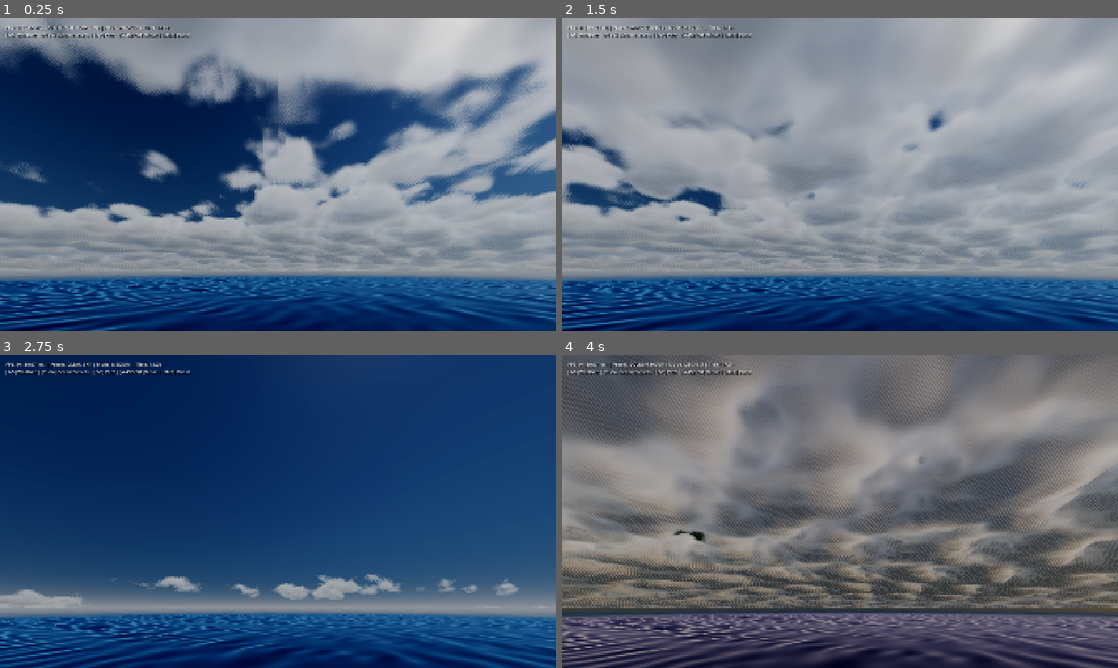
Above: before the commit, frames 1-4 (two rows, left to right).
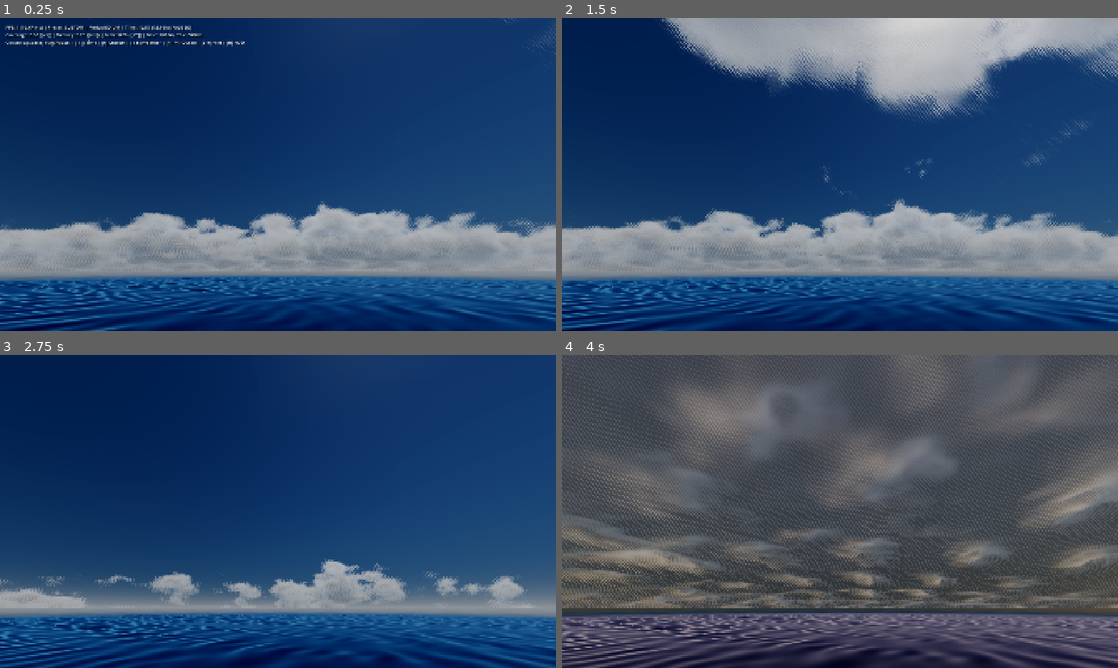
Above: after the commit, the same moments.

Repository: rlsl0422/godot-simple-sky
Game: Godot game, scene res://scenes/main_showcase.tscn
Two runs of this game, one before a commit and one after it. Both use one fixed random seed, a clock stepped at 60 frames per second and the inputs below.
Inputs (mouse positions are in pixels of both pictures, inside the frame that each line leads up to):
- Up to frame 1 (0.25 s): no input
- Up to frame 2 (1.5 s): tap Enter at 0.5 s; move the mouse to (962, 158) at 0.52 s; hold D 0.53-1.25 s; tap H at 0.6 s; click (962, 158) at 0.67 s; tap Space at 0.77, 1.07 s; tap 0 at 0.8 s; drag from (728, 190) to (812, 237) at 1.27 s
- Up to frame 3 (2.75 s): move the mouse to (333, 442) at 2.02 s; hold D from 2.03 s (still down); hold Shift from 2.03 s (still down); tap 1 at 2.3 s
- Up to frame 4 (4 s): release D at 2.75 s; release Shift at 2.75 s; drag from (812, 574) to (673, 464) at 2.77 s; move the mouse to (1006, 558) at 3.52 s; hold A from 3.53 s (still down); tap 2 at 3.6 s; tap Space at 3.77 s; tap 3 at 3.8 s

The runs differ from the first frame. In frame 1, 46% of the frame differs, in the area x 0-100%, y 0-81%; in frame 2, 61%; in frame 3, 3.6%; in frame 4, 55%.

Commit message:
fix(controller): preserve editor inspector parameters on scene run and enable custom runtime tuning

Diff:
--- a/scenes/main_showcase.tscn
+++ b/scenes/main_showcase.tscn
@@ -14,7 +14,7 @@
 
 [sub_resource type="ShaderMaterial" id="ShaderMaterial_sky"]
 shader = ExtResource("1_shader")
-shader_parameter/sun_direction = Vector3(-0.90814316, 0.40951103, -0.087044254)
+shader_parameter/sun_direction = Vector3(0.2461533, 0.9480509, -0.20151444)
 shader_parameter/sun_color = Color(1, 0.95, 0.88, 1)
 shader_parameter/sun_intensity = 10.0
 shader_parameter/sun_disk_size = 0.015
@@ -28,17 +28,17 @@
 shader_parameter/base_noise_tex = ExtResource("2_owdof")
 shader_parameter/detail_noise_tex = ExtResource("3_fkctd")
 shader_parameter/weather_tex = ExtResource("4_ipc0k")
-shader_parameter/cloud_coverage = 0.43
-shader_parameter/cloud_density_multiplier = 0.65
-shader_parameter/cloud_bottom_altitude = 1600.0
-shader_parameter/cloud_top_altitude = 4200.0
-shader_parameter/cloud_scale = 0.29
+shader_parameter/cloud_coverage = 0.36
+shader_parameter/cloud_density_multiplier = 0.7
+shader_parameter/cloud_bottom_altitude = 1000.0
+shader_parameter/cloud_top_altitude = 7400.0
+shader_parameter/cloud_scale = 0.28
 shader_parameter/detail_scale = 3.5
-shader_parameter/detail_strength = 0.27
+shader_parameter/detail_strength = 0.26
 shader_parameter/weather_scale = 0.045
-shader_parameter/cloud_curvature_radius_km = 150.0
-shader_parameter/satellite_cloud_amount = 0.45
-shader_parameter/zenith_sky_clearance = 0.55
+shader_parameter/cloud_curvature_radius_km = 100.0
+shader_parameter/satellite_cloud_amount = 0.8
+shader_parameter/zenith_sky_clearance = 0.3
 shader_parameter/wind_direction = Vector3(0.8660254, 0, 0.5)
 shader_parameter/wind_speed = 6.944444444444445
 shader_parameter/custom_time = 353.461
@@ -93,14 +93,14 @@
 shader_parameter/contact_foam_distance = 0.25
 shader_parameter/caustics_strength = 0.5
 shader_parameter/caustics_scale = 1.4
-shader_parameter/sun_direction = Vector3(-0.90814316, 0.40951103, -0.087044254)
+shader_parameter/sun_direction = Vector3(0.2461533, 0.9480509, -0.20151444)
 shader_parameter/sun_color = Color(1, 0.95, 0.88, 1)
 shader_parameter/sun_intensity = 10.0
 shader_parameter/sky_ambient_color = Color(0.035, 0.12, 0.35, 1)
 shader_parameter/sky_horizon_color = Color(0.14, 0.34, 0.58, 1)
 shader_parameter/fade_inner_radius = 1400.0
 shader_parameter/fade_outer_radius = 2400.0
-shader_parameter/custom_time = 62.882
+shader_parameter/custom_time = 311.333
 shader_parameter/tonemap_mode = 1
 shader_parameter/exposure = 1.0
 shader_parameter/white_point = 6.0
@@ -130,10 +130,10 @@
 shader_parameter/wave_speed = 1.8
 shader_parameter/wave_steepness = 0.72
 shader_parameter/primary_wind_dir = Vector2(0.9063078, 0.42261827)
-shader_parameter/sun_direction = Vector3(-0.90814316, 0.40951103, -0.087044254)
+shader_parameter/sun_direction = Vector3(0.2461533, 0.9480509, -0.20151444)
 shader_parameter/sun_color = Color(1, 0.98, 0.92, 1)
 shader_parameter/sun_intensity = 10.0
-shader_parameter/custom_time = 62.882
+shader_parameter/custom_time = 311.333
 
 [sub_resource type="QuadMesh" id="QuadMesh_n02pc"]
 size = Vector2(2, 2)
@@ -144,7 +144,7 @@
 environment = SubResource("Environment_main")
 
 [node name="DirectionalLight3D" type="DirectionalLight3D" parent="." unique_id=1628056038]
-transform = Transform3D(-0.0954113, 0.4076429, -0.9081433, 0, 0.9123054, 0.4095111, 0.9954379, 0.039071992, -0.08704423, 0, 0, 0)
+transform = Transform3D(-0.63345665, -0.73358124, 0.24615328, 0, 0.31811872, 0.94805104, -0.7737781, 0.60054934, -0.20151441, 0, 0, 0)
 light_color = Color(1, 0.96, 0.9, 1)
 shadow_enabled = true
 
@@ -160,9 +160,18 @@
 script = ExtResource("3_controller")
 world_environment = NodePath("../WorldEnvironment")
 sun_light = NodePath("../DirectionalLight3D")
-time_of_day = 7.65
+time_of_day = 12.95
 sun_latitude = 12.0
 sun_intensity = 10.0
+cloud_coverage = 0.36
+cloud_density = 0.7
+cloud_bottom_altitude = 1000.0
+cloud_thickness = 6000.0
+detail_fluffiness = 0.26
+cloud_scale = 0.28
+cloud_curvature_radius_km = 100.0
+satellite_cloud_amount = 0.8
+zenith_sky_clearance = 0.3
 sun_corona_intensity = 0.05
 
 [node name="CanvasLayer" type="CanvasLayer" parent="." unique_id=595155925]
@@ -170,8 +179,8 @@
 [node name="StatsLabel" type="Label" parent="CanvasLayer" unique_id=1343830127]
 offset_left = 20.0
 offset_top = 20.0
-offset_right = 650.0
-offset_bottom = 80.0
+offset_right = 1050.0
+offset_bottom = 95.0
 theme_override_colors/font_shadow_color = Color(0, 0, 0, 0.8)
 theme_override_constants/shadow_offset_x = 2
 theme_override_constants/shadow_offset_y = 2
@@ -210,13 +219,12 @@
 godray_sharpness = 8.5
 
 [node name="OceanSurfaceMesh" type="MeshInstance3D" parent="OceanController" unique_id=625027918]
-transform = Transform3D(1, 0, 0, 0, 1, 0, 0, 0, 1, -23.4375, 0, 0)
 material_override = SubResource("ShaderMaterial_5ptkg")
 cast_shadow = 0
 mesh = SubResource("PlaneMesh_k8c2n")
 
 [node name="UnderwaterPostQuad" type="MeshInstance3D" parent="OceanController" unique_id=588069186]
-transform = Transform3D(1, 0, 0, 0, 1, 0, 0, 0, 1, -7.344616, 4.1671486, 9.164551)
+transform = Transform3D(1, 0, 0, 0, 1, 0, 0, 0, 1, 4.9831257, 2.2230353, 6.947807)
 material_override = SubResource("ShaderMaterial_vmc2o")
 cast_shadow = 0
 extra_cull_margin = 16384.0
--- a/scripts/atmosphere_cloud_controller.gd
+++ b/scripts/atmosphere_cloud_controller.gd
@@ -32,13 +32,21 @@
 @export var sun_light: DirectionalLight3D
 
 # ==========================================
+var _is_applying_preset: bool = false
+
+func _mark_custom_preset() -> void:
+	if not _is_applying_preset and weather_preset != WeatherPreset.CUSTOM:
+		weather_preset = WeatherPreset.CUSTOM
+
+# ==========================================
 # EXPORTS: PRESETS & PERFORMANCE
 # ==========================================
 @export_group("Presets & Performance")
-@export var weather_preset: WeatherPreset = WeatherPreset.FAIR_CUMULUS:
+@export var weather_preset: WeatherPreset = WeatherPreset.CUSTOM:
 	set(val):
 		weather_preset = val
-		_apply_weather_preset(val)
+		if val != WeatherPreset.CUSTOM and not _is_applying_preset:
+			_apply_weather_preset(val)
 
 @export var performance_mode: PerformanceMode = PerformanceMode.MEDIUM:
 	set(val):
@@ -52,21 +60,25 @@
 @export_range(0.0, 24.0, 0.05) var time_of_day: float = 14.5: ## 0.0-24.0 hours (e.g. 12 = Noon, 18 = Sunset)
 	set(val):
 		time_of_day = val
+		_mark_custom_preset()
 		_update_sun_and_atmosphere()
 
 @export_range(-90.0, 90.0, 1.0) var sun_latitude: float = 35.0: ## Solar path declination angle
 	set(val):
 		sun_latitude = val
+		_mark_custom_preset()
 		_update_sun_and_atmosphere()
 
 @export_range(0.0, 50.0, 0.5) var sun_intensity: float = 24.0:
 	set(val):
 		sun_intensity = val
+		_mark_custom_preset()
 		_update_material_uniform("sun_intensity", val)
 
 @export var sun_color: Color = Color(1.0, 0.96, 0.90):
 	set(val):
 		sun_color = val
+		_mark_custom_preset()
 		_update_material_uniform("sun_color", Vector3(val.r, val.g, val.b))
 
 # ==========================================
@@ -81,51 +93,62 @@
 @export_range(0.0, 1.0, 0.01) var cloud_coverage: float = 0.43: ## Overall cloud amount (0 = Clear, 1 = Dense cover)
 	set(val):
 		cloud_coverage = val
+		_mark_custom_preset()
 		_update_material_uniform("cloud_coverage", val)
 
 @export_range(0.1, 4.0, 0.05) var cloud_density: float = 0.65: ## Cloud body thickness and opacity
 	set(val):
 		cloud_density = val
+		_mark_custom_preset()
 		_update_material_uniform("cloud_density_multiplier", val)
 
 @export_range(500.0, 4000.0, 50.0) var cloud_bottom_altitude: float = 1600.0: ## Cloud base altitude in meters
 	set(val):
 		cloud_bottom_altitude = val
+		_mark_custom_preset()
 		_update_material_uniform("cloud_bottom_altitude", val)
+		_update_material_uniform("cloud_top_altitude", val + cloud_thickness)
 
 @export_range(500.0, 6000.0, 50.0) var cloud_thickness: float = 2600.0: ## Height from base to cloud top
 	set(val):
 		cloud_thickness = val
+		_mark_custom_preset()
 		_update_material_uniform("cloud_top_altitude", cloud_bottom_altitude + val)
 
 @export_range(0.0, 1.0, 0.01) var detail_fluffiness: float = 0.27: ## Micro edge erosion and fluffiness
 	set(val):
 		detail_fluffiness = val
+		_mark_custom_preset()
 		_update_material_uniform("detail_strength", val)
 
 @export_range(0.05, 1.0, 0.01) var cloud_scale: float = 0.29: ## Base spatial scale in 1/km
 	set(val):
 		cloud_scale = val
+		_mark_custom_preset()
 		_update_material_uniform("cloud_scale", val)
 
 @export_range(100.0, 2000.0, 10.0) var cloud_curvature_radius_km: float = 150.0: ## Effective planetary curvature for clouds
 	set(val):
 		cloud_curvature_radius_km = val
+		_mark_custom_preset()
 		_update_material_uniform("cloud_curvature_radius_km", val)
 
 @export_range(0.0, 1.0, 0.05) var satellite_cloud_amount: float = 0.45: ## Clustered baby clouds around main cloud mass
 	set(val):
 		satellite_cloud_amount = val
+		_mark_custom_preset()
 		_update_material_uniform("satellite_cloud_amount", val)
 
 @export_range(0.0, 1.0, 0.05) var zenith_sky_clearance: float = 0.55: ## Horizon vs overhead open blue sky balance
 	set(val):
 		zenith_sky_clearance = val
+		_mark_custom_preset()
 		_update_material_uniform("zenith_sky_clearance", val)
 
 @export_range(0.0, 5.0, 0.1) var silver_lining: float = 2.4: ## Edge rim glow when looking toward the sun
 	set(val):
 		silver_lining = val
+		_mark_custom_preset()
 		_update_material_uniform("silver_lining_intensity", val)
 
 # ==========================================
@@ -166,7 +189,7 @@
 		wind_heading_degrees = val
 		_update_wind()
 
-@export var animate_time: bool = true
+@export var animate_time: bool = false ## If true, time_of_day automatically advances
 @export_range(0.0, 10.0, 0.1) var time_progression_speed: float = 0.05 ## Hours per real-time minute
 
 # Internal references & dynamic lighting state
@@ -179,7 +202,10 @@
 func _ready() -> void:
 	_setup_materials_and_textures()
 	_apply_performance_mode(performance_mode)
-	_apply_weather_preset(weather_preset)
+	# CRITICAL: Do NOT overwrite user's saved inspector parameters with preset values in _ready()!
+	# All inspector parameters configured by the user in the editor are already loaded from .tscn
+	# and must be preserved exactly as configured.
+	_sync_all_to_shader()
 	_update_material_uniform("tonemap_mode", tonemap_mode)
 	_update_material_uniform("exposure", exposure)
 	_update_material_uniform("white_point", white_point)
@@ -191,7 +217,9 @@
 	if animate_time and not Engine.is_editor_hint():
 		# Time progression: 1 hour in (60 / time_progression_speed) seconds
 		var hours_per_sec = time_progression_speed / 60.0
-		time_of_day = fmod(time_of_day + hours_per_sec * delta, 24.0)
+		_is_applying_preset = true
+		time_of_day = fposmod(time_of_day + hours_per_sec * delta, 24.0)
+		_is_applying_preset = false
 
 	if _sky_material:
 		if animate_time and not Engine.is_editor_hint():
@@ -318,6 +346,9 @@
 			_update_material_uniform("detail_lod_distance_km", 24.0)
 
 func _apply_weather_preset(preset: WeatherPreset) -> void:
+	if preset == WeatherPreset.CUSTOM:
+		return
+	_is_applying_preset = true
 	match preset:
 		WeatherPreset.CLEAR_SKY:
 			cloud_coverage = 0.12
@@ -358,7 +389,7 @@
 			time_of_day = 19.0
 		WeatherPreset.CUSTOM:
 			pass
-
+	_is_applying_preset = false
 	_sync_all_to_shader()
 
 func _sync_all_to_shader() -> void:
--- a/scripts/benchmark_harness.gd
+++ b/scripts/benchmark_harness.gd
@@ -56,17 +56,38 @@
 	if not DirAccess.dir_exists_absolute("res://screenshots"):
 		DirAccess.make_dir_absolute("res://screenshots")
 
+func _input(event: InputEvent) -> void:
+	if event is InputEventKey and event.pressed and not event.echo:
+		if event.keycode == KEY_H:
+			if overlay_label:
+				overlay_label.visible = !overlay_label.visible
+
 func _process(delta: float) -> void:
 	var fps = Engine.get_frames_per_second()
 	var frame_time_ms = delta * 1000.0
 
-	if overlay_label and controller:
-		overlay_label.text = "FPS: %d (%.2f ms) | Preset: %s | Mode: %s | Time: %.1fh\n[1-5] Weather | [F1-F4] Ocean Presets | [6-9] Perf | [WASD/QE] Move | [Shift] Boost" % [
+	if overlay_label and controller and overlay_label.visible:
+		var time_hours = int(controller.time_of_day)
+		var time_mins = int(fposmod(controller.time_of_day * 60.0, 60.0))
+		var anim_str = "PLAYING" if controller.animate_time else "PAUSED"
+		overlay_label.text = (
+			"FPS: %d (%.2f ms) | Preset: %s | Perf: %s | Time: %02d:%02d (%.2fh) [%s]\n" +
+			"Coverage: %.2f ([-/+]) | Density: %.2f ([</>]) | Scale: %.2f ([;/'\"]) | Base: %.0fm, Thk: %.0fm\n" +
+			"Controls: [Space] Play/Pause | [[ / ]] Time | [0] Custom | [1-5] Weather | [F1-F4] Ocean | [6-9] Perf | [H] HUD"
+		) % [
 			fps,
 			frame_time_ms,
 			CloudController.WeatherPreset.keys()[controller.weather_preset],
 			CloudController.PerformanceMode.keys()[controller.performance_mode],
-			controller.time_of_day
+			time_hours,
+			time_mins,
+			controller.time_of_day,
+			anim_str,
+			controller.cloud_coverage,
+			controller.cloud_density,
+			controller.cloud_scale,
+			controller.cloud_bottom_altitude,
+			controller.cloud_thickness
 		]
 
 	if _is_time_test:
--- a/scripts/camera_controller.gd
+++ b/scripts/camera_controller.gd
@@ -38,39 +38,71 @@
 		rotation = Vector3(_pitch, _yaw, 0.0)
 
 	# Hotkeys for Presets & Testing
-	if event is InputEventKey and event.pressed and not event.echo:
+	if event is InputEventKey and event.pressed:
 		if controller_node:
 			match event.keycode:
+				KEY_0:
+					if not event.echo:
+						controller_node.weather_preset = CloudController.WeatherPreset.CUSTOM
 				KEY_1:
-					controller_node.weather_preset = CloudController.WeatherPreset.CLEAR_SKY
+					if not event.echo:
+						controller_node.weather_preset = CloudController.WeatherPreset.CLEAR_SKY
 				KEY_2:
-					controller_node.weather_preset = CloudController.WeatherPreset.FAIR_CUMULUS
+					if not event.echo:
+						controller_node.weather_preset = CloudController.WeatherPreset.FAIR_CUMULUS
 				KEY_3:
-					controller_node.weather_preset = CloudController.WeatherPreset.GOLDEN_HOUR
+					if not event.echo:
+						controller_node.weather_preset = CloudController.WeatherPreset.GOLDEN_HOUR
 				KEY_4:
-					controller_node.weather_preset = CloudController.WeatherPreset.DRAMATIC_OVERCAST
+					if not event.echo:
+						controller_node.weather_preset = CloudController.WeatherPreset.DRAMATIC_OVERCAST
 				KEY_5:
-					controller_node.weather_preset = CloudController.WeatherPreset.STORMY_EVENING
+					if not event.echo:
+						controller_node.weather_preset = CloudController.WeatherPreset.STORMY_EVENING
 				KEY_6:
-					controller_node.performance_mode = CloudController.PerformanceMode.LOW
+					if not event.echo:
+						controller_node.performance_mode = CloudController.PerformanceMode.LOW
 				KEY_7:
-					controller_node.performance_mode = CloudController.PerformanceMode.MEDIUM
+					if not event.echo:
+						controller_node.performance_mode = CloudController.PerformanceMode.MEDIUM
 				KEY_8:
-					controller_node.performance_mode = CloudController.PerformanceMode.HIGH
+					if not event.echo:
+						controller_node.performance_mode = CloudController.PerformanceMode.HIGH
 				KEY_9:
-					controller_node.performance_mode = CloudController.PerformanceMode.ULTRA
+					if not event.echo:
+						controller_node.performance_mode = CloudController.PerformanceMode.ULTRA
 				KEY_SPACE:
-					controller_node.animate_time = !controller_node.animate_time
+					if not event.echo:
+						controller_node.animate_time = !controller_node.animate_time
+				KEY_BRACKETLEFT:
+					var step = 0.1 if Input.is_key_pressed(KEY_SHIFT) else 0.5
+					controller_node.time_of_day = fposmod(controller_node.time_of_day - step, 24.0)
+				KEY_BRACKETRIGHT:
+					var step = 0.1 if Input.is_key_pressed(KEY_SHIFT) else 0.5
+					controller_node.time_of_day = fposmod(controller_node.time_of_day + step, 24.0)
+				KEY_MINUS:
+					controller_node.cloud_coverage = clampf(controller_node.cloud_coverage - 0.02, 0.0, 1.0)
+				KEY_EQUAL:
+					controller_node.cloud_coverage = clampf(controller_node.cloud_coverage + 0.02, 0.0, 1.0)
+				KEY_COMMA:
+					controller_node.cloud_density = clampf(controller_node.cloud_density - 0.05, 0.05, 3.0)
+				KEY_PERIOD:
+					controller_node.cloud_density = clampf(controller_node.cloud_density + 0.05, 0.05, 3.0)
+				KEY_SEMICOLON:
+					controller_node.cloud_scale = clampf(controller_node.cloud_scale - 0.01, 0.05, 1.0)
+				KEY_APOSTROPHE:
+					controller_node.cloud_scale = clampf(controller_node.cloud_scale + 0.01, 0.05, 1.0)
 				KEY_P:
-					_capture_screenshot()
+					if not event.echo:
+						_capture_screenshot()
 				KEY_F1:
-					if ocean_controller: ocean_controller.ocean_preset = OceanControllerClass.OceanPreset.CALM_LAKE
+					if ocean_controller and not event.echo: ocean_controller.ocean_preset = OceanControllerClass.OceanPreset.CALM_LAKE
 				KEY_F2:
-					if ocean_controller: ocean_controller.ocean_preset = OceanControllerClass.OceanPreset.GENTLE_OCEAN
+					if ocean_controller and not event.echo: ocean_controller.ocean_preset = OceanControllerClass.OceanPreset.GENTLE_OCEAN
 				KEY_F3:
-					if ocean_controller: ocean_controller.ocean_preset = OceanControllerClass.OceanPreset.ROUGH_SEAS
+					if ocean_controller and not event.echo: ocean_controller.ocean_preset = OceanControllerClass.OceanPreset.ROUGH_SEAS
 				KEY_F4:
-					if ocean_controller: ocean_controller.ocean_preset = OceanControllerClass.OceanPreset.STORMY_TEMPEST
+					if ocean_controller and not event.echo: ocean_controller.ocean_preset = OceanControllerClass.OceanPreset.STORMY_TEMPEST
 
 func _process(delta: float) -> void:
 	# Movement
--- /dev/null
+++ b/tests/test_editor_params.gd
@@ -0,0 +1,64 @@
+@tool
+extends SceneTree
+
+func _init() -> void:
+	print("--- Running Inspector Parameter Preservation Test ---")
+	var scene_res = load("res://scenes/main_showcase.tscn")
+	if not scene_res:
+		printerr("FAIL: Could not load main_showcase.tscn")
+		quit(1)
+		return
+
+	var scene = scene_res.instantiate()
+	root.add_child(scene)
+
+	var controller = scene.get_node_or_null("AtmosphereCloudController")
+	if not controller:
+		printerr("FAIL: AtmosphereCloudController not found in main_showcase.tscn")
+		quit(1)
+		return
+
+	# Verify that values loaded from .tscn are intact in _ready()
+	print("Loaded weather_preset: ", controller.weather_preset, " (Expected 0 = CUSTOM)")
+	assert(controller.weather_preset == 0, "weather_preset should be CUSTOM (0)")
+
+	print("Loaded time_of_day: ", controller.time_of_day, " (Expected 12.95)")
+	assert(abs(controller.time_of_day - 12.95) < 0.001, "time_of_day must be 12.95")
+
+	print("Loaded cloud_coverage: ", controller.cloud_coverage, " (Expected 0.36)")
+	assert(abs(controller.cloud_coverage - 0.36) < 0.001, "cloud_coverage must be 0.36")
+
+	print("Loaded cloud_density: ", controller.cloud_density, " (Expected 0.7)")
+	assert(abs(controller.cloud_density - 0.7) < 0.001, "cloud_density must be 0.7")
+
+	print("Loaded cloud_bottom_altitude: ", controller.cloud_bottom_altitude, " (Expected 1000.0)")
+	assert(abs(controller.cloud_bottom_altitude - 1000.0) < 0.001, "cloud_bottom_altitude must be 1000.0")
+
+	print("Loaded cloud_thickness: ", controller.cloud_thickness, " (Expected 6000.0)")
+	assert(abs(controller.cloud_thickness - 6000.0) < 0.001, "cloud_thickness must be 6000.0")
+
+	print("Loaded cloud_scale: ", controller.cloud_scale, " (Expected 0.28)")
+	assert(abs(controller.cloud_scale - 0.28) < 0.001, "cloud_scale must be 0.28")
+
+	print("Loaded satellite_cloud_amount: ", controller.satellite_cloud_amount, " (Expected 0.8)")
+	assert(abs(controller.satellite_cloud_amount - 0.8) < 0.001, "satellite_cloud_amount must be 0.8")
+
+	print("Loaded zenith_sky_clearance: ", controller.zenith_sky_clearance, " (Expected 0.3)")
+	assert(abs(controller.zenith_sky_clearance - 0.3) < 0.001, "zenith_sky_clearance must be 0.3")
+
+	print("Loaded animate_time: ", controller.animate_time, " (Expected false)")
+	assert(controller.animate_time == false, "animate_time should be false")
+
+	# Test switching preset to FAIR_CUMULUS
+	controller.weather_preset = 2 # FAIR_CUMULUS
+	print("Switched to FAIR_CUMULUS. weather_preset is now: ", controller.weather_preset)
+	assert(controller.weather_preset == 2, "weather_preset should be FAIR_CUMULUS (2)")
+
+	# Test manual tweak switching back to CUSTOM
+	controller.cloud_coverage = 0.55
+	print("Tweaked cloud_coverage to 0.55. weather_preset is now: ", controller.weather_preset)
+	assert(controller.weather_preset == 0, "weather_preset should have switched to CUSTOM (0)")
+
+	print(">>> ALL PARAMETER PRESERVATION & CUSTOM TUNING TESTS PASSED! <<<")
+	scene.queue_free()
+	quit(0)
Not shown, changed: README.md
